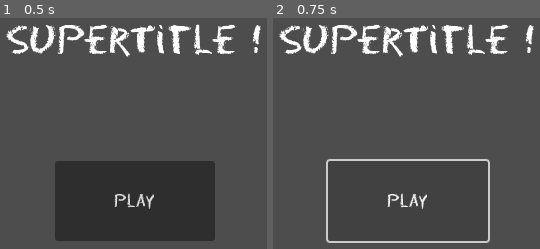
Above: before the commit, frames 1-2 (left to right).
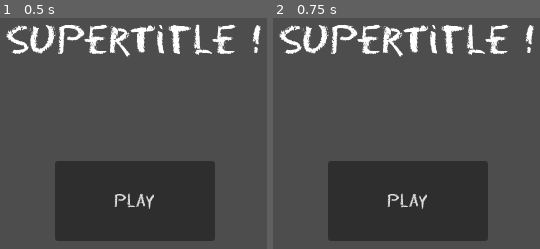
Above: after the commit, the same moments.

Repository: AntDum/UngodlyNumber
Game: Godot game, scene res://scenes/menu/main_menu.tscn
Same seed, same stepped clock (60 frames per second), same inputs: the game is played once before the commit and once after it.
Inputs:
- Up to frame 1 (0.5 s): no input
- Up to frame 2 (0.75 s): click "Play" at 0.5 s

Frame 1 is identical in both runs. In frame 2, 1.6% of the frame differs, in the area x 19-82%, y 61-98%.

Commit message:
Add singletons

Diff:
--- a/project.godot
+++ b/project.godot
@@ -15,6 +15,11 @@
 config/features=PackedStringArray("4.4", "GL Compatibility")
 config/icon="res://icon.svg"
 
+[autoload]
+
+EventBus="*res://singletons/EventBus.tscn"
+SceneManager="*res://singletons/SceneManager.tscn"
+
 [display]
 
 window/size/viewport_width=640
